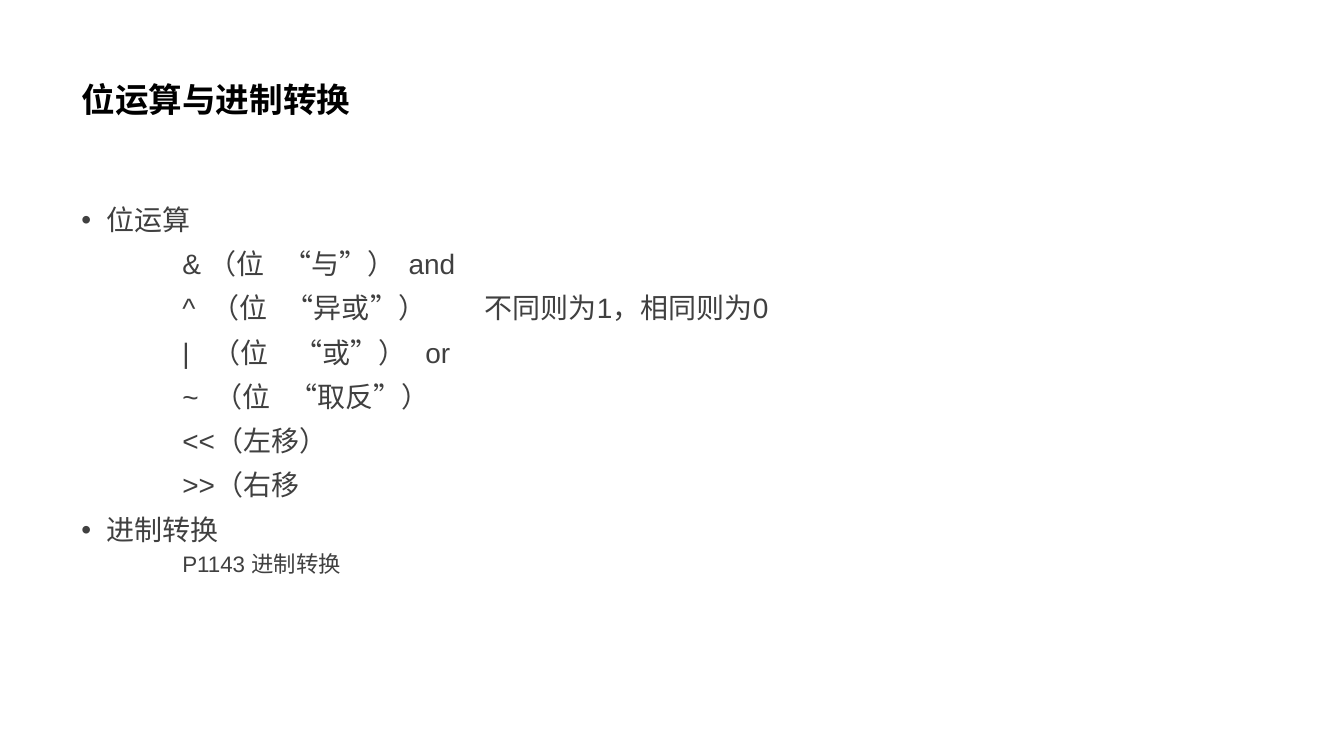
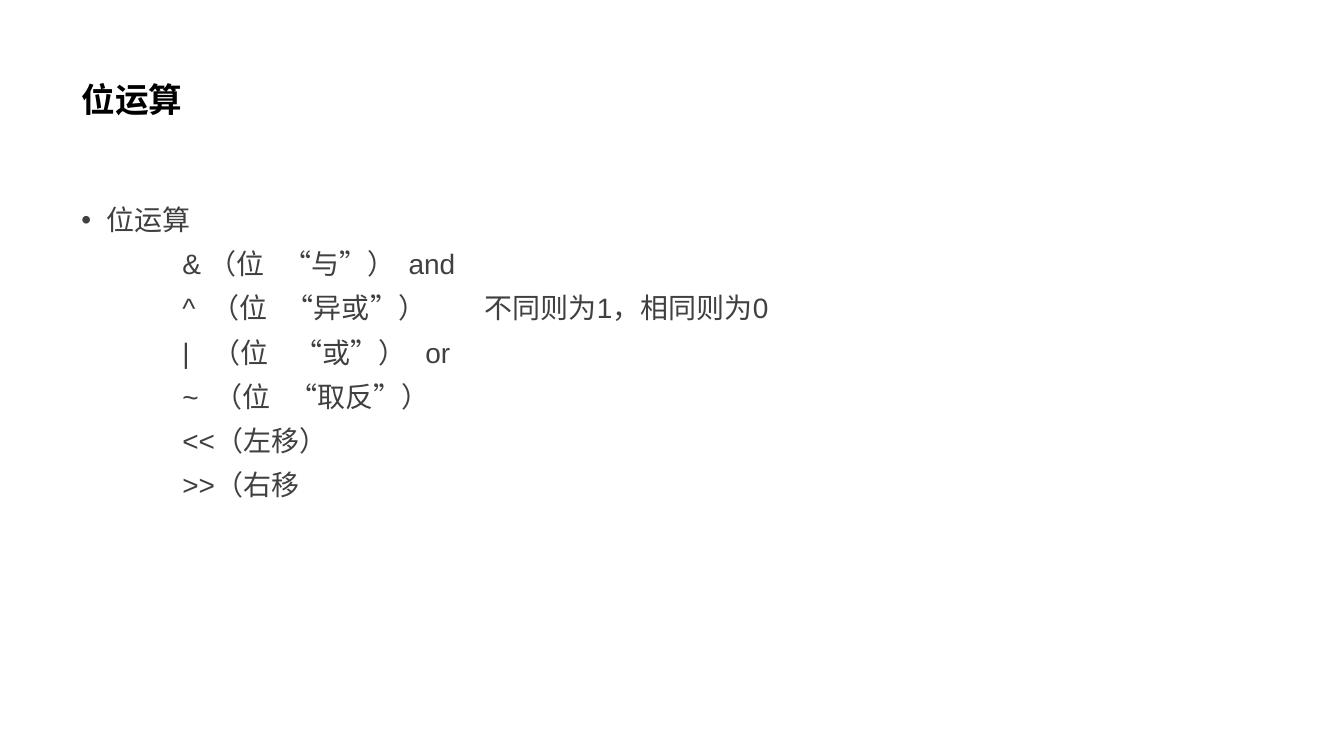
Before and after one commit to Adnios/Class, a slide deck: slide 3 of C++资料包/math/位运算与进制转换.pptx (slide 1 before the commit). Drawn at 1344x756 pixels with LibreOffice and Linux fonts; fonts in the diff are those of the drawing. Boxes give left, top, right and bottom in pixels: in the first picture for what was removed or moved away, otherwise in the second. Text is boxed around its words. In the diff, an @@ line names an element or a change of style, - is before the commit and + after.

```diff
--- a/C++资料包/math/位运算与进制转换.pptx
+++ b/C++资料包/math/位运算与进制转换.pptx
@@ title at bbox=[81, 83, 182, 115]: text changed @@
-位运算与进制转换
+位运算
@@ text at bbox=[107, 516, 340, 574]: paragraphs removed @@
-• 进制转换
-    P1143 进制转换
```
Also in this commit, not shown: 8 slides added, 1 slide removed, 3 other files.
